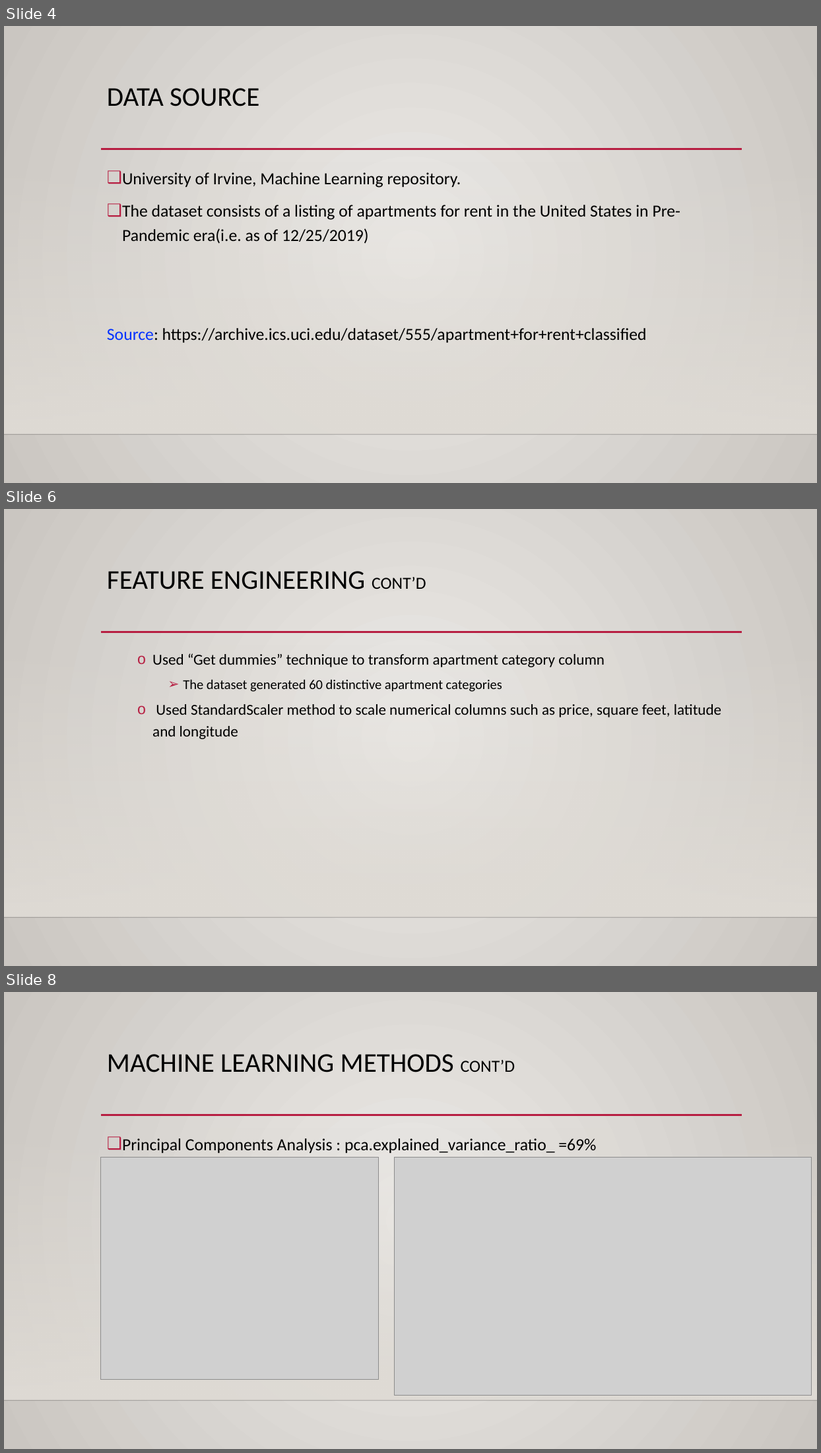
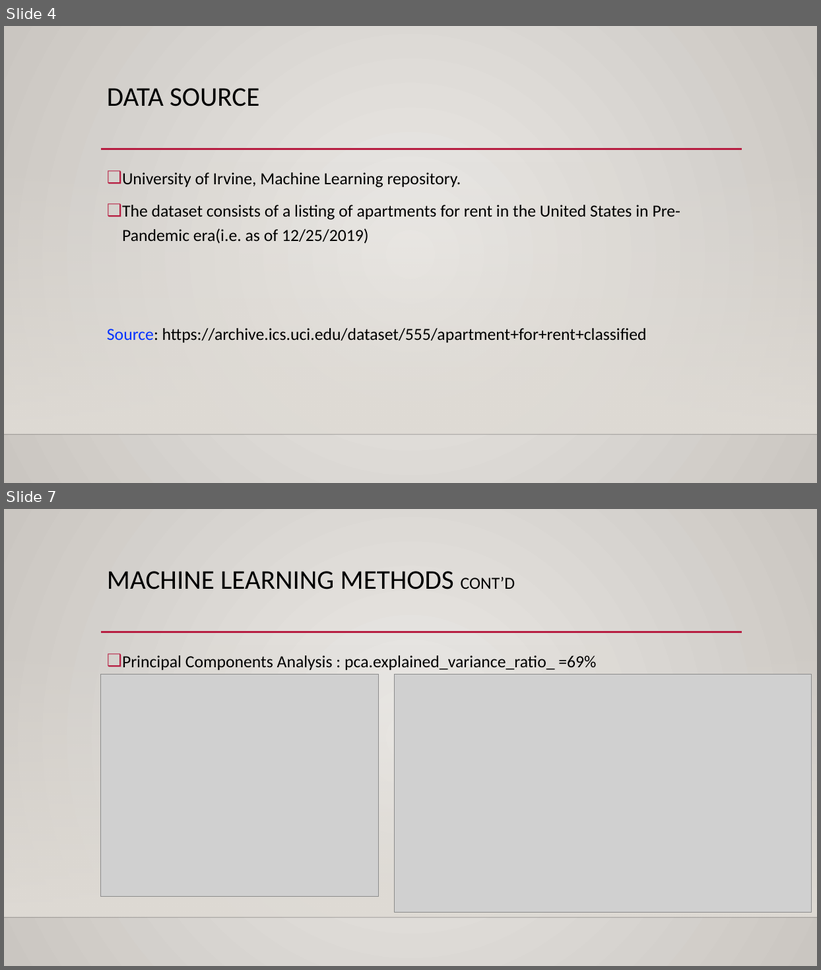
Before and after one commit to EllaC12345/Machine-Learning, a slide deck: Project 4.pptx. Shown one above the other, each under a label of ours: slides 4, 6 and 8 before the commit, slides 4 and 7 after it; the slides between them are not shown. The pictures are 821x1453 and 821x970 pixels, drawn with LibreOffice and Linux fonts; fonts in the diff are those of the drawing; grey boxes stand for pictures; background and template pictures are left out. Boxes give left, top, right and bottom in pixels: in the first picture for what was removed or moved away, otherwise in the second. Text is boxed around its words. In the diff, an @@ line names an element or a change of style, - is before the commit and + after.

```diff
--- a/Project 4.pptx
+++ b/Project 4.pptx
@@ slide 6 removed at (4, 509, 817, 966), background gradient #ECEAE7 to #CAC7C1; not listed: 3 template elements that a slide beside it also shows @@
@@ title removed at (107, 571, 426, 590) @@
-FEATURE ENGINEERING CONT’D
@@ text removed at (152, 654, 721, 739) @@
-  o Used “Get dummies” technique to transform apartment category column
-    ➢ The dataset generated 60 distinctive apartment categories
-  o Used StandardScaler method to scale numerical columns such as price, square feet, latitude and longitude
@@ what was slide 8 is now slide 7 @@
```
Also in this commit, not shown: 2 slides changed, 2 slides added, 3 other files.
